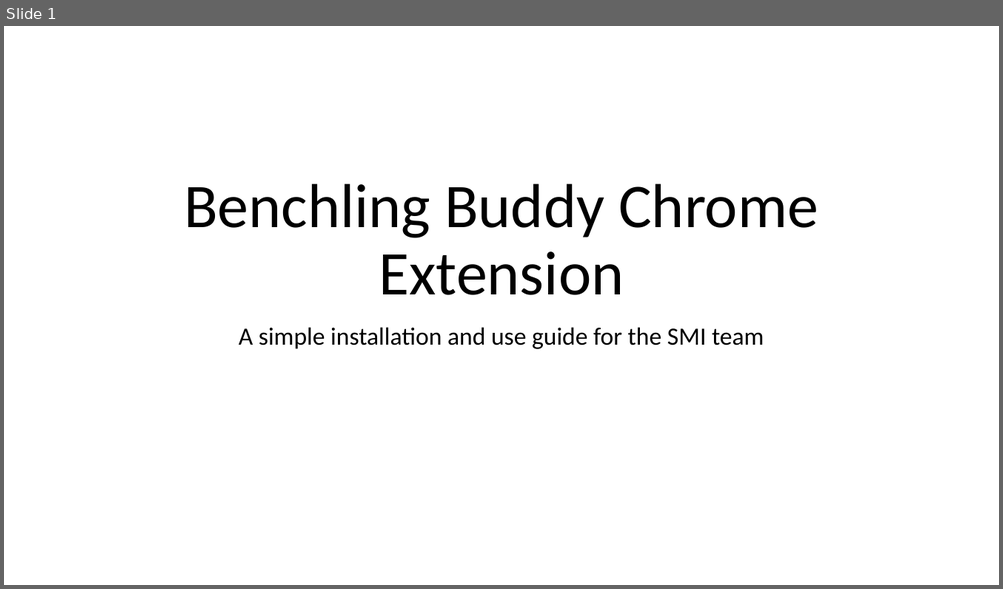
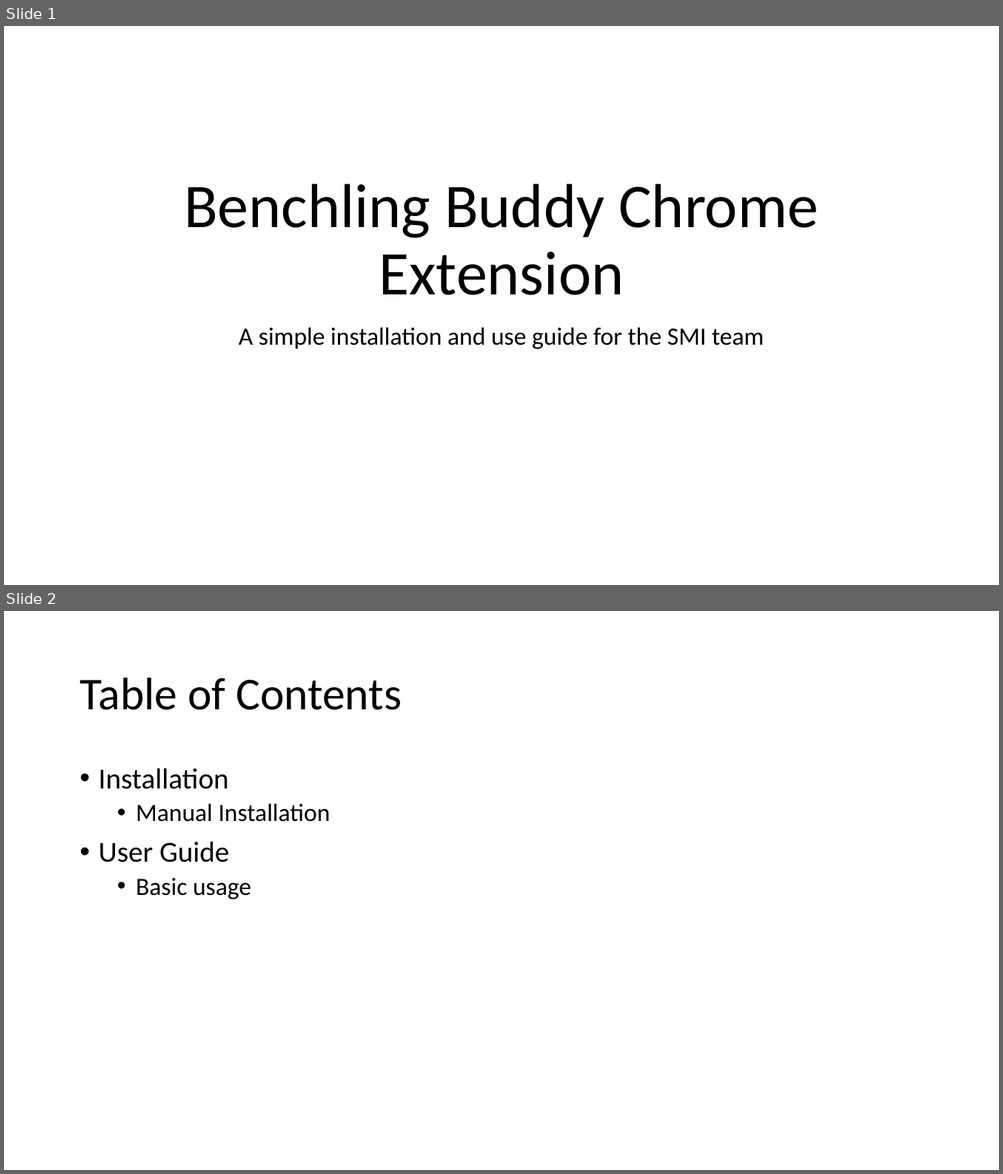
Before and after one commit to 1000000000000000000000000000000/BenchlingBuddy, a slide deck: README.pptx. Shown one above the other, each under a label of ours: slide 1 before the commit, slides 1 and 2 after it. The pictures are 1003x589 and 1003x1174 pixels, drawn with LibreOffice and Linux fonts; fonts in the diff are those of the drawing. Boxes give left, top, right and bottom in pixels: in the first picture for what was removed or moved away, otherwise in the second. Text is boxed around its words. In the diff, an @@ line names an element or a change of style, - is before the commit and + after.

```diff
--- a/README.pptx
+++ b/README.pptx
@@ slide 2 added at bbox=[4, 611, 999, 1170], background #FFFFFF @@
@@ title added at bbox=[79, 678, 401, 710], 44 pt, text #000000 @@
+Table of Contents
@@ text added at bbox=[99, 768, 330, 900], 24 pt, text #000000 @@
+• Installation
+  • Manual Installation
+• User Guide
+  • Basic usage
```
Also in this commit, not shown: 1 slide changed, 8 other slides added.
